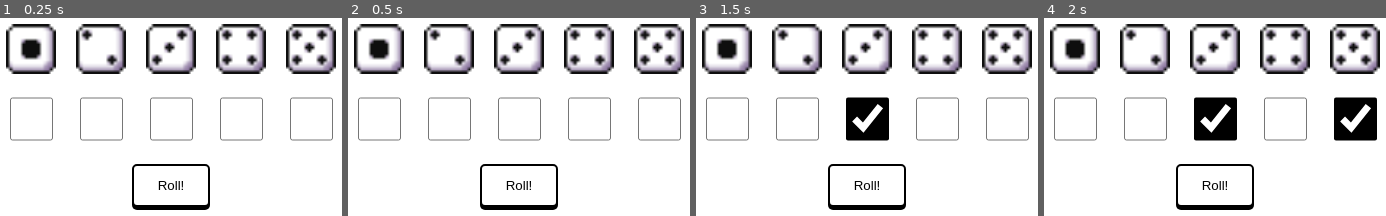
Above: before the commit, frames 1-4 (left to right).
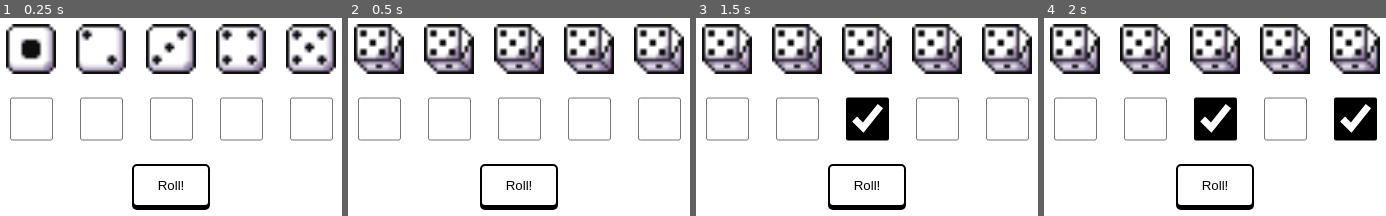
Above: after the commit, the same moments.

Repository: Kdixon04/dice-game-example-main
Game: browser game, page dice-game-example-main/game.html
Same seed, same stepped clock (60 frames per second), same inputs: the game is played once before the commit and once after it.
Inputs (mouse positions are in pixels of both pictures, inside the frame that each line leads up to):
- Up to frame 1 (0.25 s): no input
- Up to frame 2 (0.5 s): click "Roll!" at 0.27 s
- Up to frame 3 (1.5 s): click (867, 118) at 1.27 s
- Up to frame 4 (2 s): click (1355, 118) at 1.87 s

Frame 1 is identical in both runs. In frame 2, 11% of the frame differs, in the area x 1-99%, y 3-29%; in frame 3, 11%; in frame 4, 11%.

Commit message:
Added roll animation

Diff:
--- a/dice-game-example-main/game.js
+++ b/dice-game-example-main/game.js
@@ -1,5 +1,9 @@
 // click on button
 document.querySelector("#rollButton").addEventListener("click", e =>{
-
+    // 2. animate the die
+    document.querySelectorAll("#gameboard img").forEach(image =>{
+        // change image src to the animated gif
+        image.src = "assets/die_rolling.gif";
+    });
 
 });
